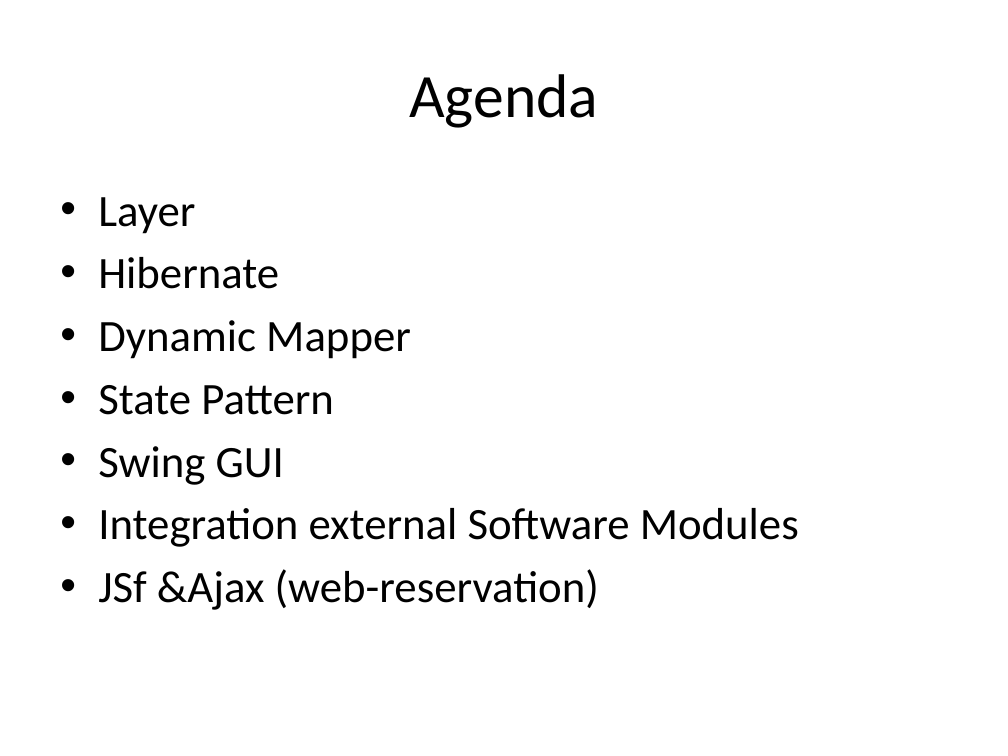
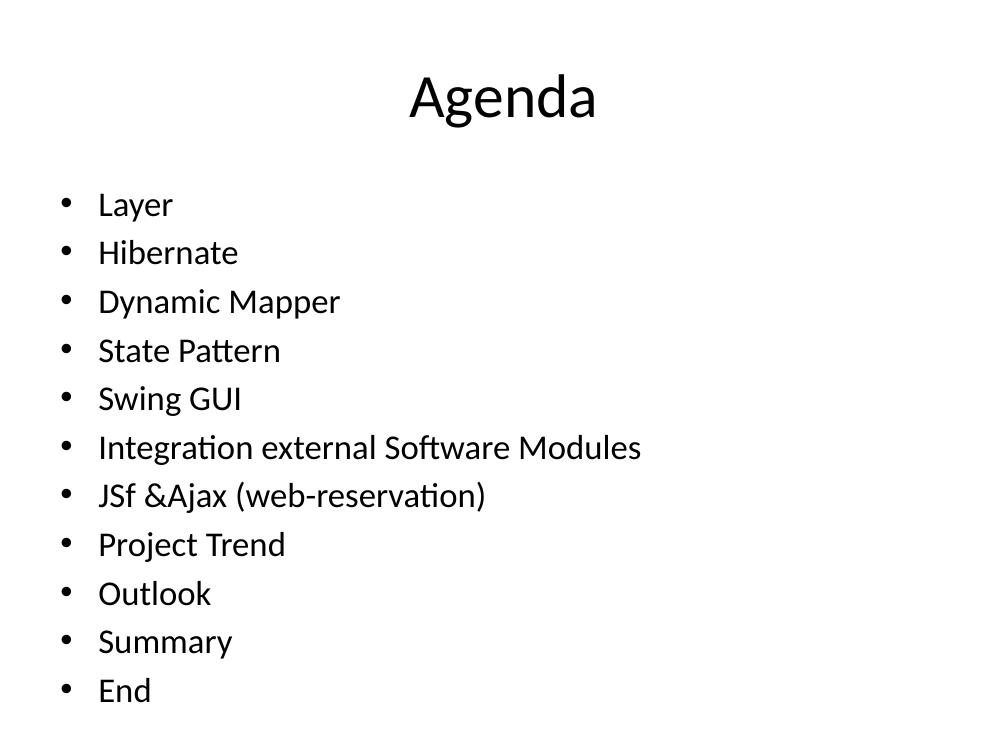
Before and after one commit to markusmo/HotelSoftware, a slide deck: slide 2 of Documentation/Praesentation/TechnicalPart.pptx. Drawn at 1008x756 pixels with LibreOffice and Linux fonts; fonts in the diff are those of the drawing. Boxes give left, top, right and bottom in pixels: in the first picture for what was removed or moved away, otherwise in the second. Text is boxed around its words. In the diff, an @@ line names an element or a change of style, - is before the commit and + after.

```diff
--- a/Documentation/Praesentation/TechnicalPart.pptx
+++ b/Documentation/Praesentation/TechnicalPart.pptx
@@ text at [98,193,641,513]: size 32 to 24.8 pt in "Layer", "Hibernate", "Dynamic Mapper", "State Pattern" and 3 more places; less space between paragraphs @@
@@ text at [98,532,286,659]: paragraphs added @@
+• Project Trend
+• Outlook
+• Summary
+• End
```
Also in this commit, not shown: 5 other slides changed, 3 slides added, 4 other files.
